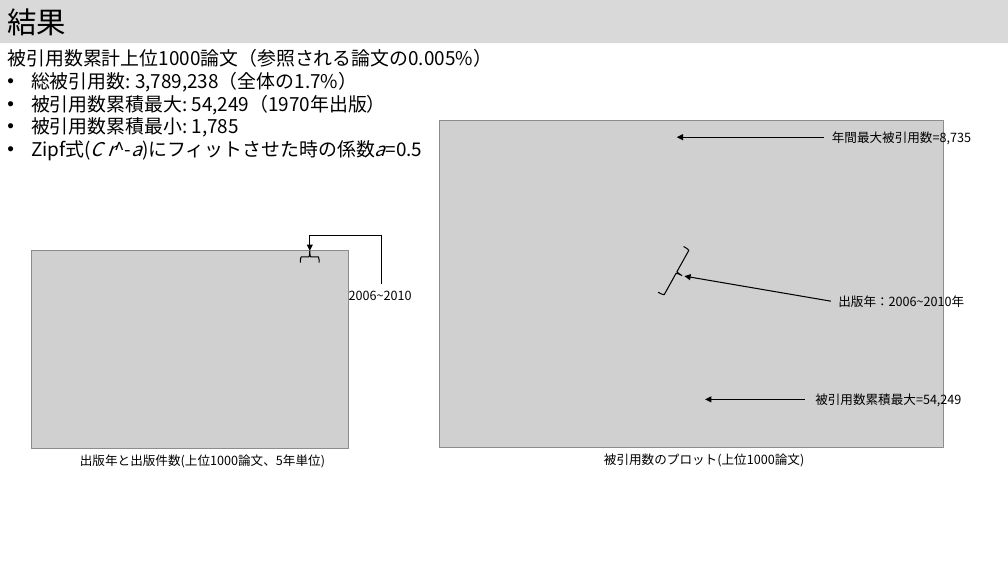
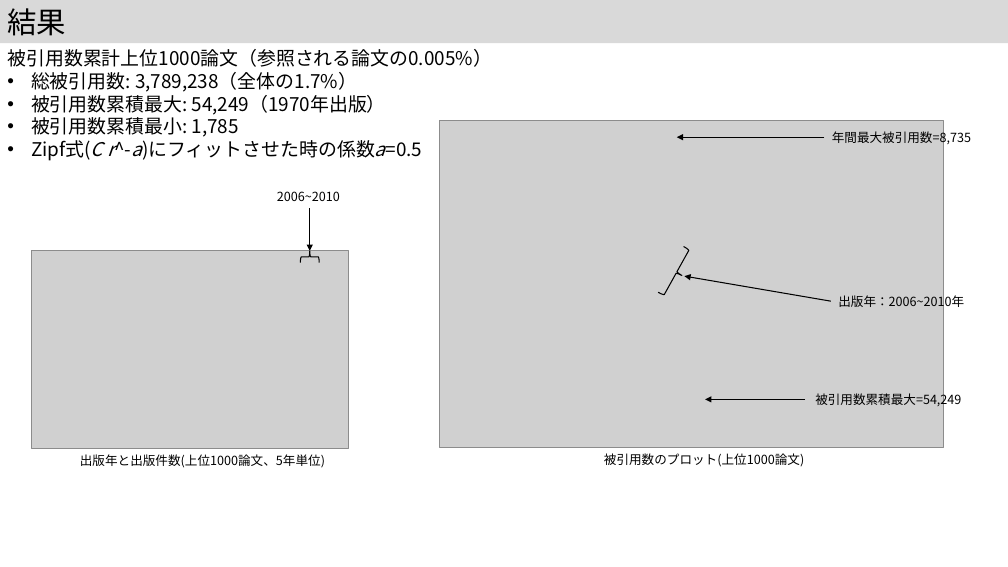
Before and after one commit to kouamano/pubmed-analysis, a slide deck: slide 5 of 202312/MIS41.pptx. Drawn at 1008x567 pixels with LibreOffice and Linux fonts; fonts in the diff are those of the drawing; grey boxes stand for pictures. Boxes give left, top, right and bottom in pixels: in the first picture for what was removed or moved away, otherwise in the second. Text is boxed around its words. In the diff, an @@ line names an element or a change of style, - is before the commit and + after.

```diff
--- a/202312/MIS41.pptx
+++ b/202312/MIS41.pptx
@@ text "2006~2010" moved from (x1=349, y1=290, x2=412, y2=300) to (x1=277, y1=191, x2=340, y2=201) @@
@@ arrow added from (310, 208) to (310, 251), #000000 1 pt @@
@@ elbow arrow removed from (382, 284) to (310, 251) @@
```
Also in this commit, not shown: 3 other slides changed.
